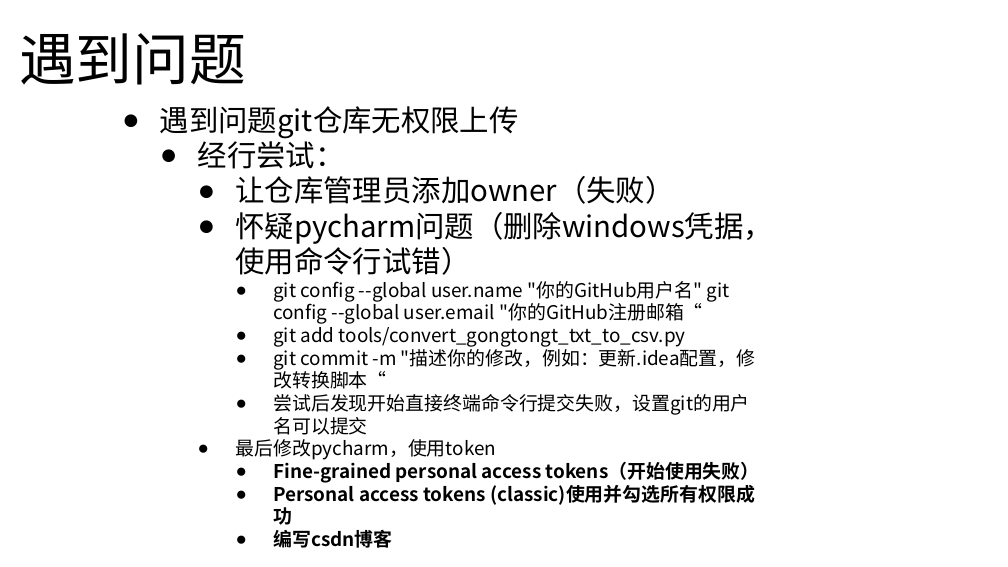
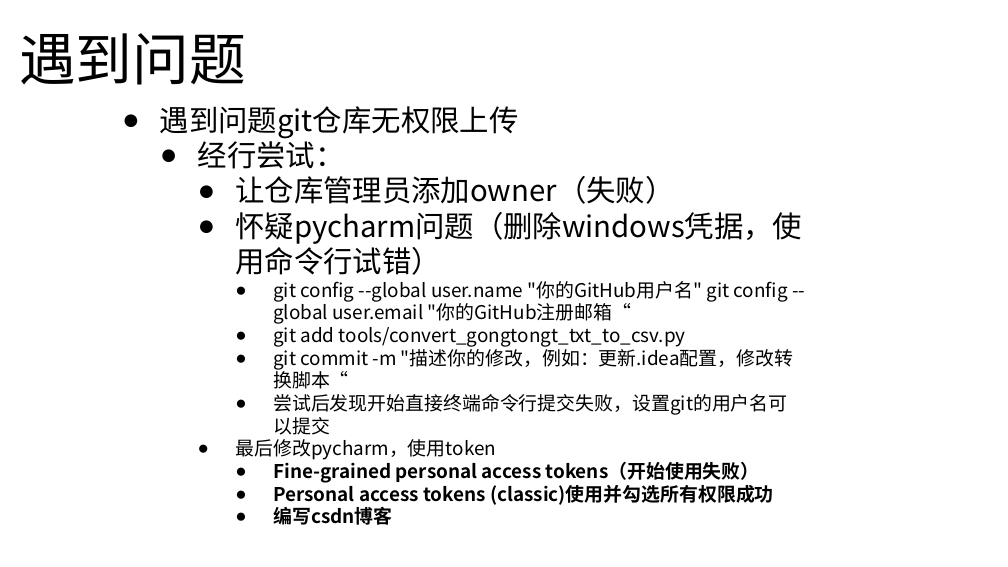
Before and after one commit to C32-SoundTech/SoundTech, a slide deck: slide 11 of docs/yuz/1009汇报.pptx. Drawn at 1008x567 pixels with LibreOffice and Linux fonts; fonts in the diff are those of the drawing. Boxes give left, top, right and bottom in pixels: in the first picture for what was removed or moved away, otherwise in the second. Text is boxed around its words. In the diff, an @@ line names an element or a change of style, - is before the commit and + after.

Commit message:
ppt

```diff
--- a/docs/yuz/1009汇报.pptx
+++ b/docs/yuz/1009汇报.pptx
@@ text "遇到问题git仓库无权限上传" rewrapped from <box>160,106,773,548</box> to <box>160,106,802,525</box> @@
```
Also in this commit, not shown: 2 other files.
